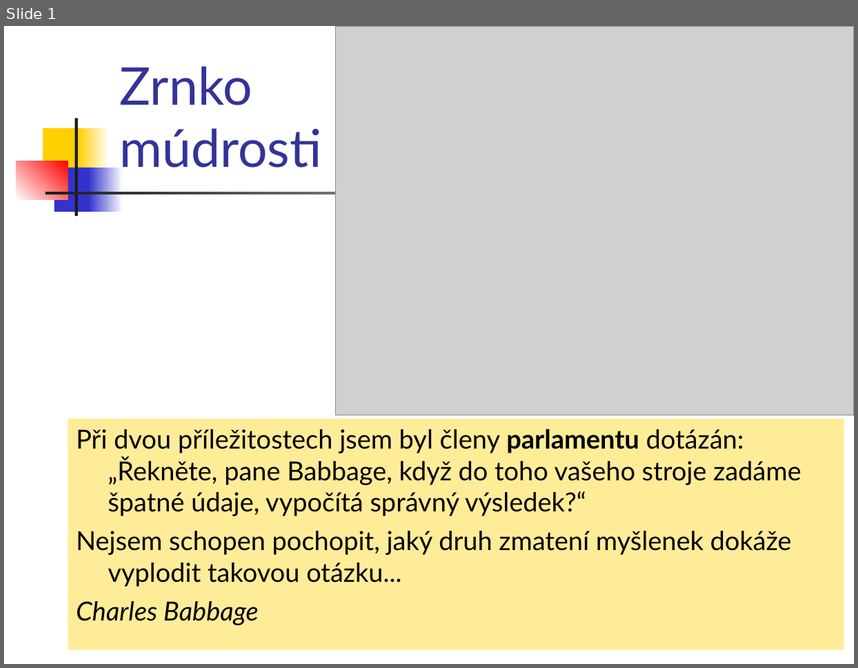
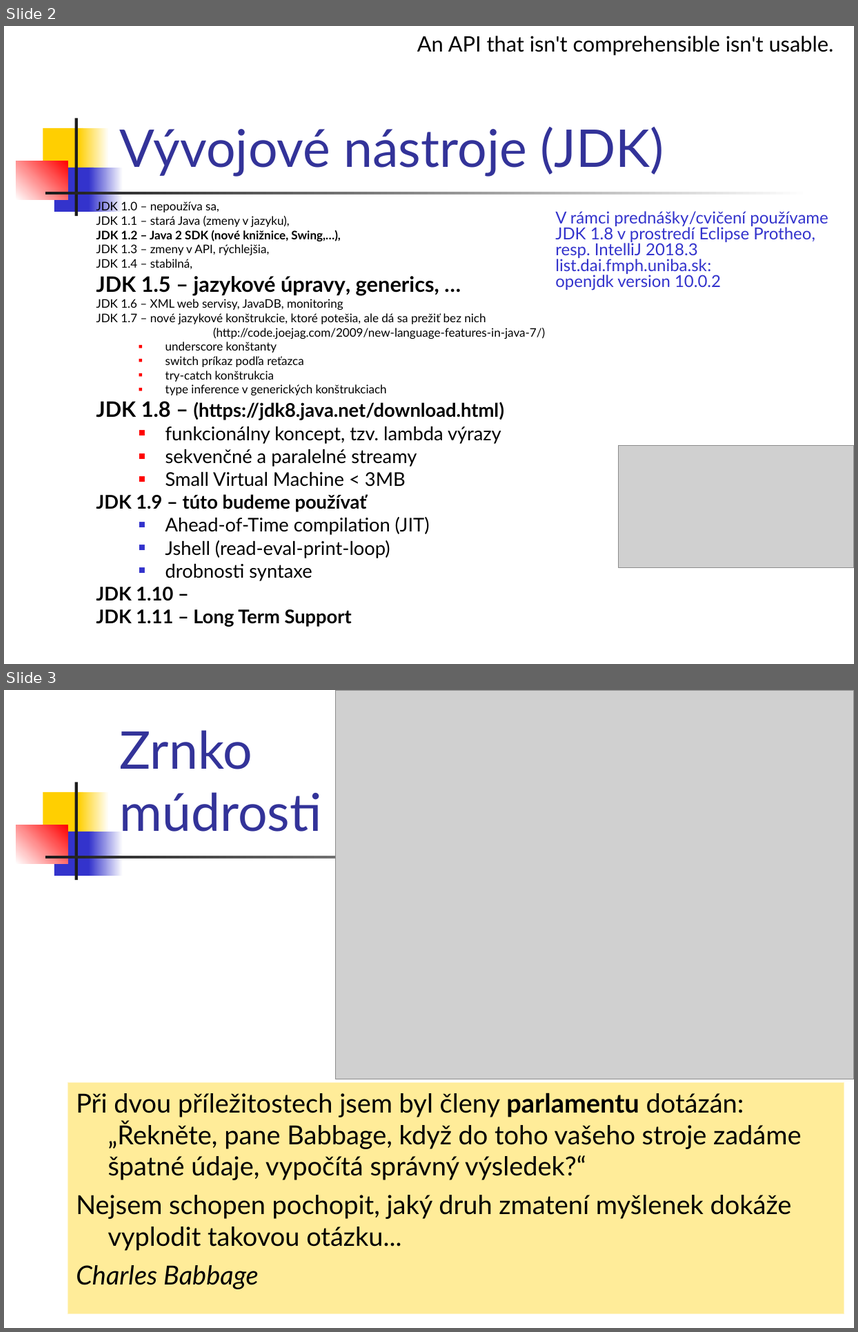
Before and after one commit to Programovanie4/Prednasky, a slide deck: 02/02_java.ppt. Shown one above the other, each under a label of ours: slide 1 before the commit, slides 2 and 3 after it. The pictures are 858x668 and 858x1332 pixels, drawn with LibreOffice and Linux fonts; fonts in the diff are those of the drawing; grey boxes stand for pictures. Boxes give left, top, right and bottom in pixels: in the first picture for what was removed or moved away, otherwise in the second. Text is boxed around its words. In the diff, an @@ line names an element or a change of style, - is before the commit and + after.

```diff
--- a/02/02_java.ppt
+++ b/02/02_java.ppt
@@ slide 2 added at <box>4,26,854,664</box>, background #FFFFFF; not listed: 7 template elements that a slide beside it also shows @@
@@ text added at <box>417,36,834,56</box>, 18 pt, text #000000 @@
+An API that isn't comprehensible isn't usable.
@@ title added at <box>119,127,664,176</box>, 44 pt, text #333399 @@
+Vývojové nástroje (JDK)
@@ text added at <box>96,201,545,626</box>, 10 pt, text #000000 @@
+JDK 1.0 – nepoužíva sa,
+JDK 1.1 – stará Java (zmeny v jazyku),
+JDK 1.2 – Java 2 SDK (nové knižnice, Swing,…),
+JDK 1.3 – zmeny v API, rýchlejšia,
+JDK 1.4 – stabilná,
+JDK 1.5 – jazykové úpravy, generics, …
+JDK 1.6 – XML web servisy, JavaDB, monitoring
+JDK 1.7 – nové jazykové konštrukcie, ktoré potešia, ale dá sa prežiť bez nich
+(http://code.joejag.com/2009/new-language-features-in-java-7/)
+  ■ underscore konštanty
+  ■ switch príkaz podľa reťazca
+  ■ try-catch konštrukcia
+  ■ type inference v generických konštrukciach
+JDK 1.8 – (https://jdk8.java.net/download.html)
+  ■ funkcionálny koncept, tzv. lambda výrazy
+  ■ sekvenčné a paralelné streamy
+  ■ Small Virtual Machine < 3MB
+JDK 1.9 – túto budeme používať
+  ■ Ahead-of-Time compilation (JIT)
+  ■ Jshell (read-eval-print-loop)
+  ■ drobnosti syntaxe
+JDK 1.10 –
+JDK 1.11 – Long Term Support
@@ text added at <box>555,211,828,290</box>, 14 pt, text #3333CC @@
+V rámci prednášky/cvičení používame
+JDK 1.8 v prostredí Eclipse Protheo, resp. IntelliJ 2018.3
+list.dai.fmph.uniba.sk:
+openjdk version 10.0.2
@@ picture added at <box>619,445,854,568</box> @@
@@ what was slide 1 is now slide 3 @@
```
Also in this commit, not shown: 3 slides changed, 1 other slide added, 2 other files.
